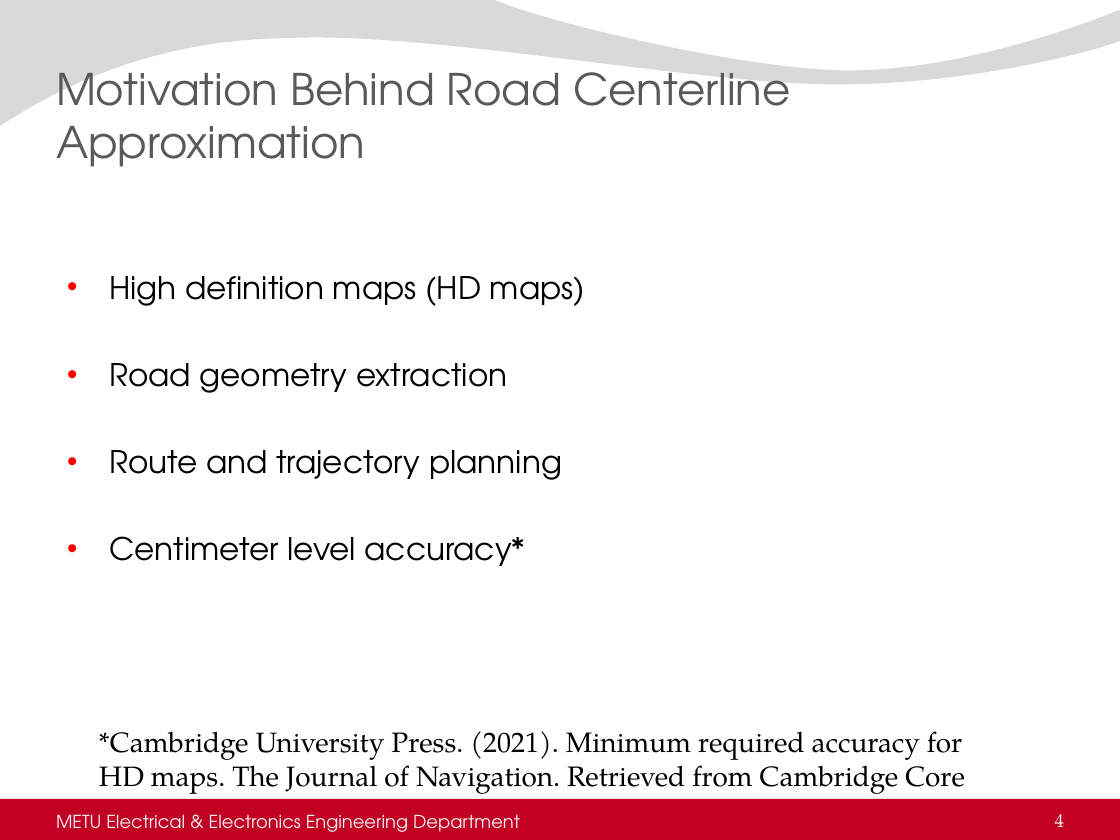
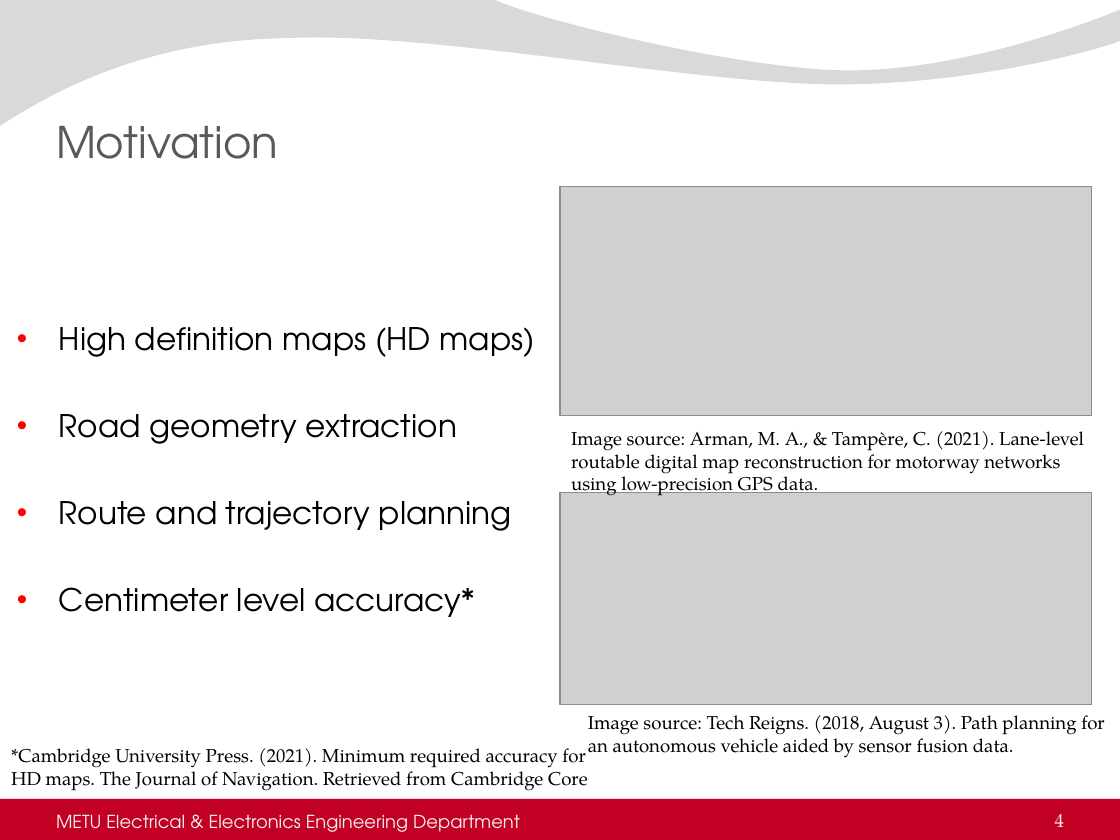
Before and after one commit to AtakanQ/thesis, a slide deck: slide 4 of thesisDefense.pptx. Drawn at 1120x840 pixels with LibreOffice and Linux fonts; fonts in the diff are those of the drawing; grey boxes stand for pictures; background and template pictures are left out. Boxes give left, top, right and bottom in pixels: in the first picture for what was removed or moved away, otherwise in the second. Text is boxed around its words. In the diff, an @@ line names an element or a change of style, - is before the commit and + after.

Commit message:
Presentation updated
Presentation updated, outline updated and pictures are updated.

```diff
--- a/thesisDefense.pptx
+++ b/thesisDefense.pptx
@@ title at box(56, 126, 278, 159): text changed @@
-Motivation Behind Road Centerline Approximation
+Motivation
@@ picture added at box(560, 187, 1092, 417) @@
@@ text "High definition maps (HD maps)": place and size @@
-text "High definition maps (HD maps)" at box(109, 276, 585, 566)
+text "High definition maps (HD maps)" at box(59, 327, 535, 617)
@@ text added at box(571, 431, 1084, 497), 12 pt, text #000000 @@
+Image source: Arman, M. A., & Tampère, C. (2021). Lane-level routable digital map reconstruction for motorway networks using low-precision GPS data.
@@ picture added at box(560, 493, 1092, 704) @@
@@ text added at box(588, 715, 1105, 758), 12 pt, text #000000 @@
+Image source: Tech Reigns. (2018, August 3). Path planning for an autonomous vehicle aided by sensor fusion data.
@@ text "*Cambridge University Press. (2021). Minimum ...": place and size @@
-text "*Cambridge University Press. (2021). Minimum ..." at box(99, 731, 965, 794)
+text "*Cambridge University Press. (2021). Minimum ..." at box(11, 748, 588, 791)
@@ text "*Cambridge University Press. (2021). Minimum ..." at box(11, 748, 588, 791): size 18 to 12 pt @@
```
Also in this commit, not shown: 3 other slides changed, 11 slides added, 4 other files.
